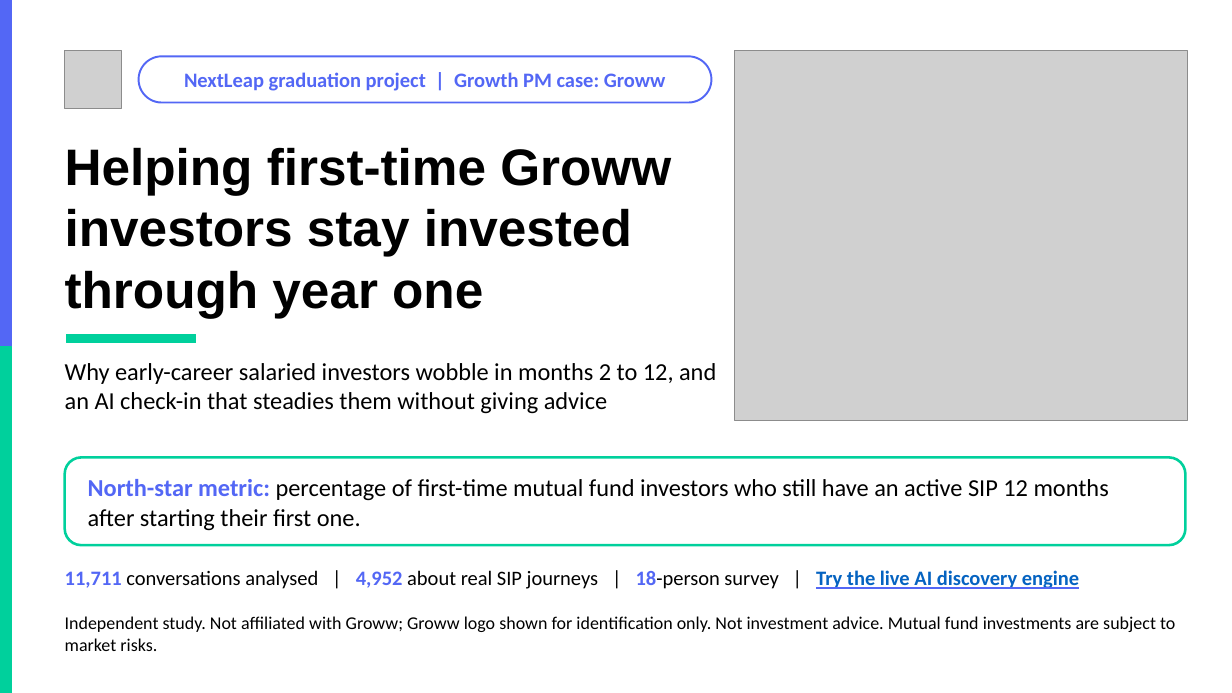
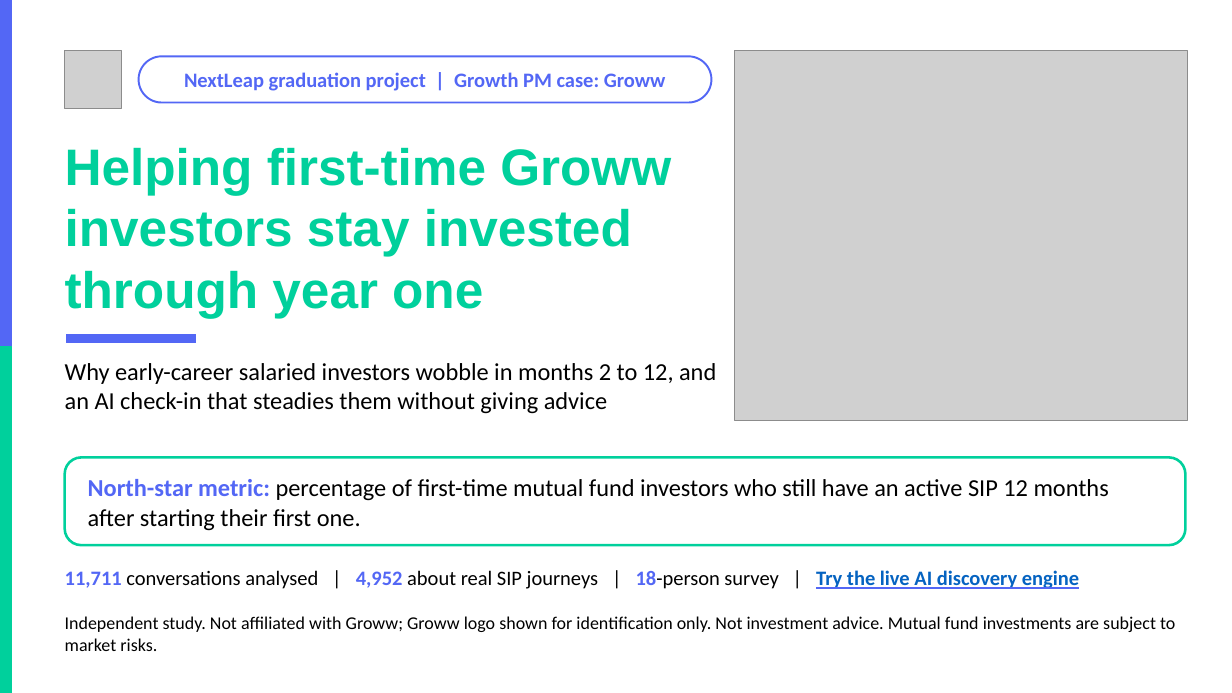
Before and after one commit to akarshita711/NEXTLEAP_GRAD_PROJECT_groww_SIP_research, a slide deck: slide 1 of deck/NL_Groww.pptx. Drawn at 1232x693 pixels with LibreOffice and Linux fonts; fonts in the diff are those of the drawing; grey boxes stand for pictures; background and template pictures are left out. Boxes give left, top, right and bottom in pixels: in the first picture for what was removed or moved away, otherwise in the second. Text is boxed around its words. In the diff, an @@ line names an element or a change of style, - is before the commit and + after.

```diff
--- a/deck/NL_Groww.pptx
+++ b/deck/NL_Groww.pptx
@@ text "Helping first-time Groww investors stay ..." at (x1=65, y1=147, x2=671, y2=318): text colour #000000 to #00D09C @@
@@ rectangle at (x1=67, y1=335, x2=196, y2=343): fill #00D09C to #5367F5; outline #00D09C 1 pt to #5367F5 1 pt @@
```
Also in this commit, not shown: 9 other slides changed, 19 other files.
